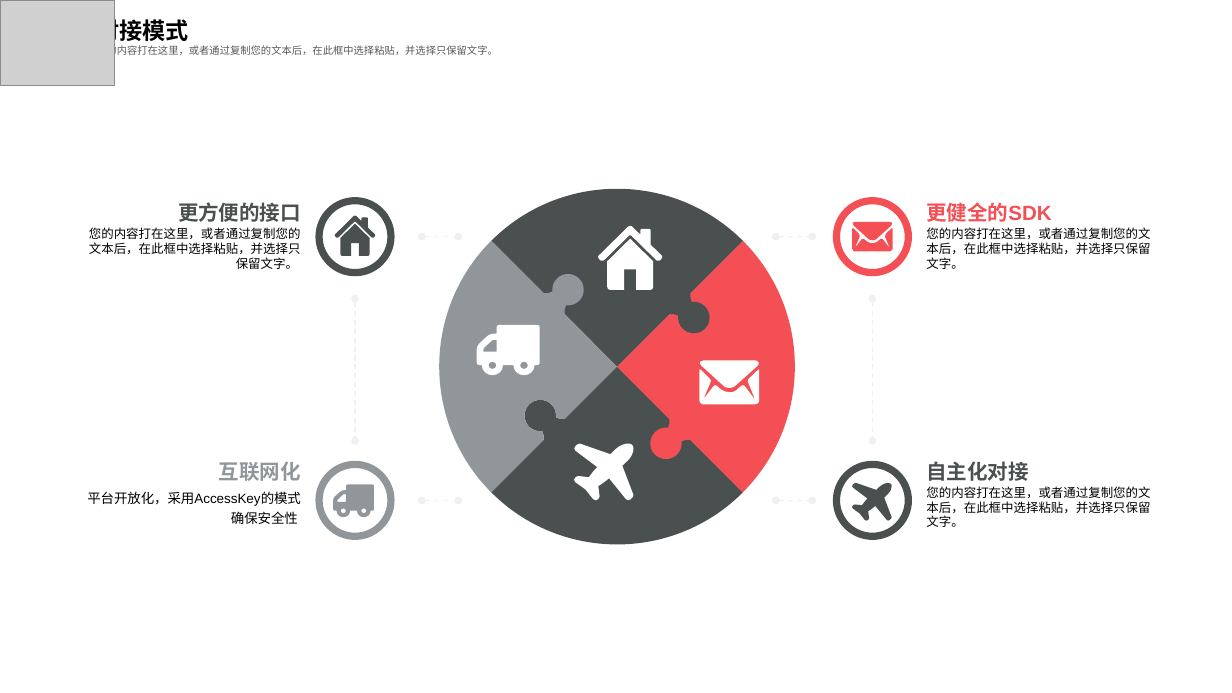
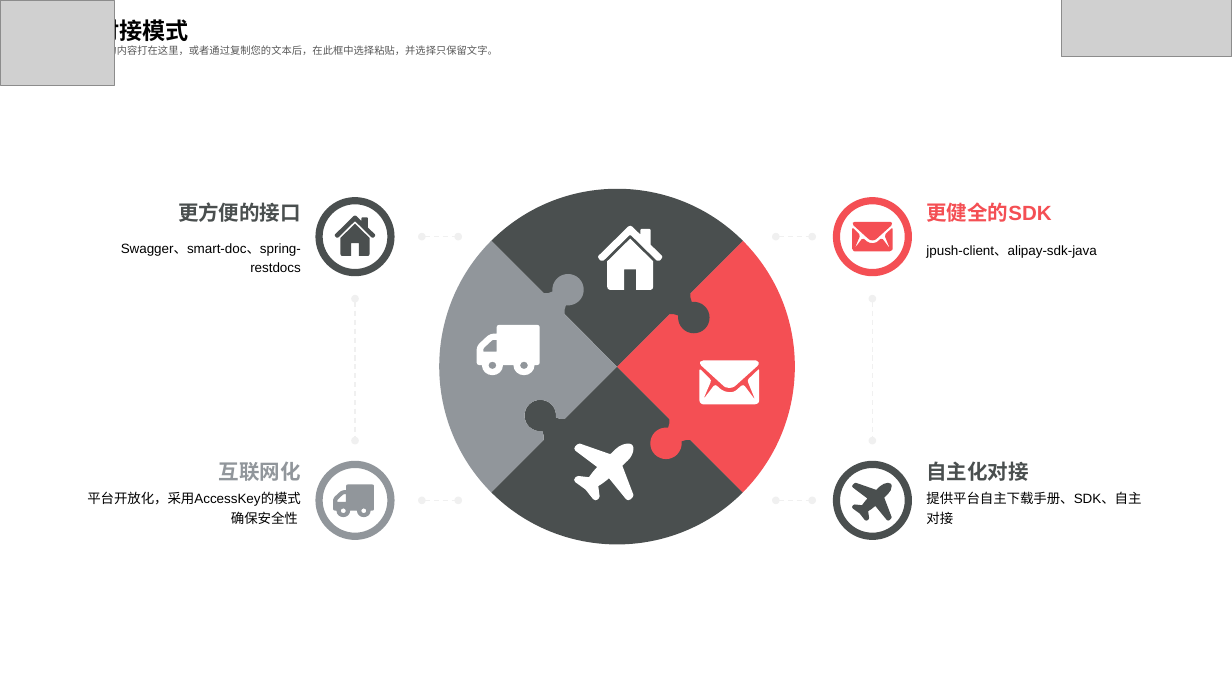
Before and after one commit to feiweihy/SpringCloud, a slide deck: slide 11 of documents/1-技术交流/中交金卡技术交流20190505.pptx. Drawn at 1232x693 pixels with LibreOffice and Linux fonts; fonts in the diff are those of the drawing; grey boxes stand for pictures. Boxes give left, top, right and bottom in pixels: in the first picture for what was removed or moved away, otherwise in the second. Text is boxed around its words. In the diff, an @@ line names an element or a change of style, - is before the commit and + after.

```diff
--- a/documents/1-技术交流/中交金卡技术交流20190505.pptx
+++ b/documents/1-技术交流/中交金卡技术交流20190505.pptx
@@ picture added at (1062, 0, 1232, 56) @@
@@ text at (121, 243, 301, 272): text changed; size 9.7 to 10.5 pt @@
-您的内容打在这里，或者通过复制您的文本后，在此框中选择粘贴，并选择只保留文字。
+Swagger、smart-doc、spring-restdocs
@@ text at (926, 245, 1096, 258): text changed; size 9.7 to 10.5 pt @@
-您的内容打在这里，或者通过复制您的文本后，在此框中选择粘贴，并选择只保留文字。
+jpush-client、alipay-sdk-java
@@ text at (926, 491, 1141, 524): text changed; size 9.7 to 10.5 pt @@
-您的内容打在这里，或者通过复制您的文本后，在此框中选择粘贴，并选择只保留文字。
+提供平台自主下载手册、SDK、自主对接
```
Also in this commit, not shown: 23 other slides changed, 4 slides added, 4 slides removed.
